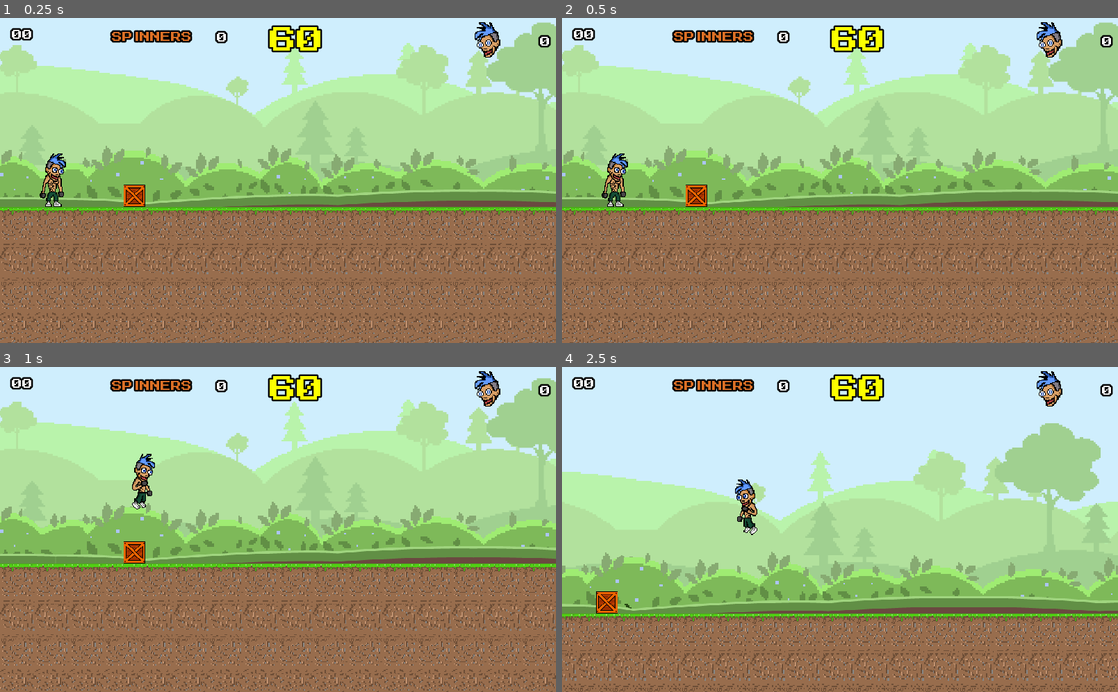
Above: before the commit, frames 1-4 (two rows, left to right).
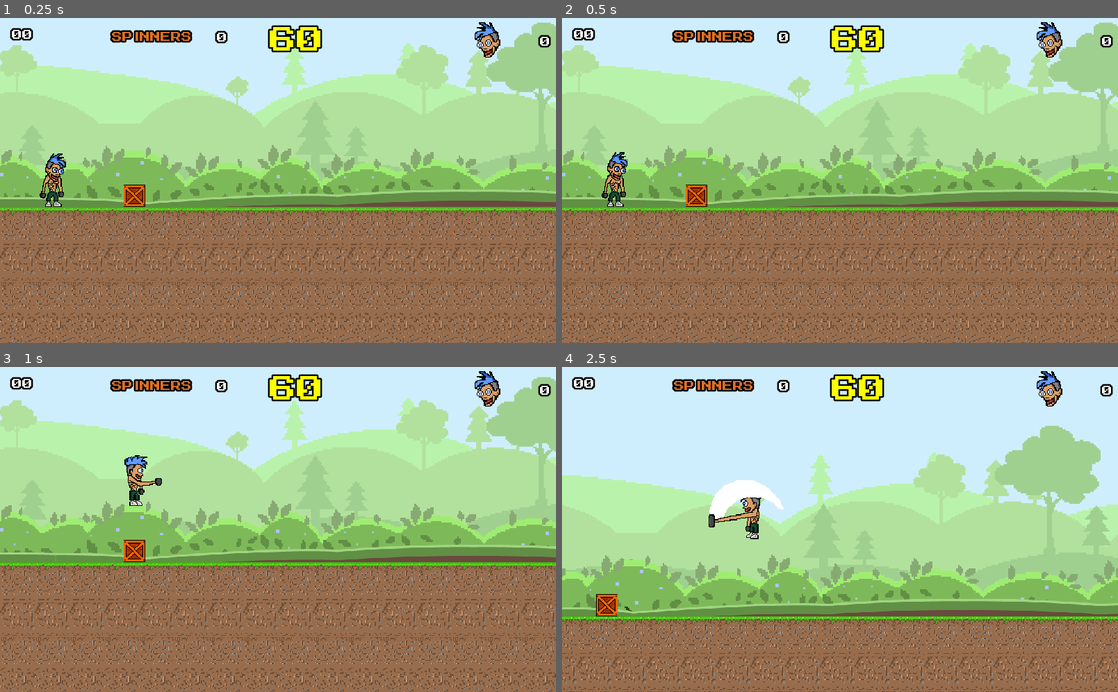
Above: after the commit, the same moments.

Repository: arthur-timoteo/defiant-eyes_game
Game: Godot game, scene res://fases/cena_fase01.tscn
The game is run twice, just before and just after one commit, with the same random seed, the same clock (stepped at 60 frames per second) and the same inputs. This scene is started directly instead of the project's main scene. Sound files missing from this copy of the repository are replaced by a short silence.
Inputs:
- Up to frame 1 (0.25 s): no input
- Up to frame 2 (0.5 s): no input
- Up to frame 3 (1 s): hold Right (ui_right) from 0.53 s (still down); tap D (ui_atq_marreta, bound only after the commit) at 0.6 s; tap Up (ui_up) at 0.77 s; tap S (ui_atq_spinner, bound only after the commit) at 0.8 s
- Up to frame 4 (2.5 s): tap Up (ui_up) at 1.07, 1.52, 1.55, 1.82, 2.1 s; tap S (ui_atq_spinner, bound only after the commit) at 1.35 s; release Right (ui_right) at 2.03 s; hold Left (ui_left) from 2.03 s (still down); tap D (ui_atq_marreta, bound only after the commit) at 2.3 s

Frame 1 is identical in both runs. In frame 2, 0.1% of the frame differs, in the area x 7-12%, y 41-52%; in frame 3, 17%; in frame 4, 19%, in the area x 0-100%, y 17-100%.

Commit message:
Character code adjustments

Diff:
--- a/componentes/personagem.tscn
+++ b/componentes/personagem.tscn
@@ -100,7 +100,6 @@
 [sub_resource type="Animation" id=6]
 resource_name = "pulando"
 length = 0.4
-loop = true
 tracks/0/type = "value"
 tracks/0/path = NodePath("Sprite:region_rect")
 tracks/0/interp = 1
@@ -118,16 +117,17 @@
 
 [node name="KinematicBody2D" type="KinematicBody2D" parent="."]
 scale = Vector2( 3, 3 )
-collision_mask = 14
+collision_mask = 30
 script = ExtResource( 2 )
 __meta__ = {
 "_edit_group_": true
 }
 
 [node name="Sprite" type="Sprite" parent="KinematicBody2D"]
+position = Vector2( 0.110394, 2.46641 )
 texture = ExtResource( 1 )
 region_enabled = true
-region_rect = Rect2( 22, 9, 32, 66 )
+region_rect = Rect2( 135, 509, 38, 66 )
 
 [node name="CollisionShape2D" type="CollisionShape2D" parent="KinematicBody2D"]
 position = Vector2( 1.00635, 4.40294 )
--- a/componentes/script_personagem.gd
+++ b/componentes/script_personagem.gd
@@ -3,40 +3,56 @@
 const ceu = Vector2(0, -1)
 const gravidade = 1200
 const velocidade = 400
-#const pulo_altura = -550
-const pulo_altura = -620
+const pulo_altura = -650
 var movimentacao = Vector2()
+var no_chao
+var atacando1
+var atacando2
 
-# Called when the node enters the scene tree for the first time.
 func _ready():
 	$Camera2D.limit_bottom = 1280
 	$Camera2D.limit_right = 16512
-	pass # Replace with function body.
 
 func _physics_process(delta):
 	movimentacao.y += gravidade * delta
 
-	if Input.is_action_pressed("ui_right"):
-		movimentacao.x = velocidade
-		$AnimationPlayer.play("andando")
-		$Sprite.flip_h = false
-	elif Input.is_action_pressed("ui_left"):
-		movimentacao.x = -velocidade
-		$AnimationPlayer.play("andando")
-		$Sprite.flip_h = true
-	else:
-		movimentacao.x = 0
-		$AnimationPlayer.play("parado")
+	var animacao = "parado"
 
-	if is_on_floor():
-		if Input.is_action_just_pressed("ui_up"):
-			movimentacao.y = pulo_altura
-			$AudioStreamPlayer.play()
-	else:
-		$AnimationPlayer.play("pulando")
+	movimentacao.x = 0
+	var direcao_movimento = int(Input.is_action_pressed("ui_right")) - int(Input.is_action_pressed("ui_left"))
+	movimentacao.x = velocidade * direcao_movimento
+
+	if direcao_movimento != 0:
+		$Sprite.flip_h = false if direcao_movimento > 0 else true
 
 	movimentacao = move_and_slide(movimentacao, ceu)
 
-# Called every frame. 'delta' is the elapsed time since the previous frame.
+	no_chao = is_on_floor()
+
+	if is_on_floor() && Input.is_action_just_pressed("ui_up"):
+		movimentacao.y = pulo_altura
+
+	if Input.is_action_just_pressed("ui_atq_marreta") && !atacando1 &&!atacando2:
+		atacando1 = true
+		yield(get_tree().create_timer(0.2), "timeout")
+		atacando1 = false
+
+	if Input.is_action_just_pressed("ui_atq_spinner") && !atacando2 &&!atacando1:
+		atacando2 = true
+		yield(get_tree().create_timer(0.2), "timeout")
+		atacando2 = false
+
+	if atacando1:
+		animacao = "ataque_marreta"
+	elif atacando2:
+		animacao = "ataque_spinner"
+	elif !no_chao:
+		animacao = "pulando"
+	elif movimentacao.x != 0:
+		animacao = "andando"
+
+	if $AnimationPlayer.assigned_animation != animacao:
+		$AnimationPlayer.play(animacao)
+
 #func _process(delta):
 #	pass
--- a/itens/Caixa01.tscn
+++ b/itens/Caixa01.tscn
@@ -3,20 +3,19 @@
 [ext_resource path="res://ativos/imagens/caixa01.png" type="Texture" id=1]
 [ext_resource path="res://itens/script_caixa01.gd" type="Script" id=2]
 
-[sub_resource type="RectangleShape2D" id=3]
+[sub_resource type="RectangleShape2D" id=1]
 extents = Vector2( 34.0001, 33.0715 )
 
-[sub_resource type="RectangleShape2D" id=4]
+[sub_resource type="RectangleShape2D" id=2]
 extents = Vector2( 2.63907, 6.21786 )
 
-[sub_resource type="RectangleShape2D" id=5]
+[sub_resource type="RectangleShape2D" id=3]
 extents = Vector2( 2.63907, 6.21786 )
 
-[sub_resource type="RectangleShape2D" id=6]
+[sub_resource type="RectangleShape2D" id=4]
 extents = Vector2( 33.6758, 0.965233 )
 
-[sub_resource type="Animation" id=2]
-resource_name = "pisada"
+[sub_resource type="Animation" id=5]
 length = 0.3
 step = 0.025
 tracks/0/type = "value"
@@ -54,26 +53,26 @@
 
 [node name="CollisionShape2D" type="CollisionShape2D" parent="."]
 position = Vector2( 0.00025177, 0.928671 )
-shape = SubResource( 3 )
+shape = SubResource( 1 )
 
 [node name="CollisionShape2D2" type="CollisionShape2D" parent="."]
 visible = false
 position = Vector2( -31.3603, -24.3826 )
-shape = SubResource( 4 )
+shape = SubResource( 2 )
 
 [node name="CollisionShape2D3" type="CollisionShape2D" parent="."]
 visible = false
 position = Vector2( 31.3581, -24.3831 )
-shape = SubResource( 5 )
+shape = SubResource( 3 )
 
 [node name="CaixaAtaque2" type="Area2D" parent="."]
-collision_layer = 4
+collision_layer = 16
 
 [node name="CollisionShape2D4" type="CollisionShape2D" parent="CaixaAtaque2"]
 modulate = Color( 0.0196078, 1, 0.12549, 1 )
 position = Vector2( 0.0082283, -33.1086 )
-shape = SubResource( 6 )
+shape = SubResource( 4 )
 
 [node name="AnimationPlayer" type="AnimationPlayer" parent="."]
-anims/pisada = SubResource( 2 )
+anims/pisada = SubResource( 5 )
 [connection signal="body_entered" from="CaixaAtaque2" to="." method="personagem_pisou"]
--- a/project.godot
+++ b/project.godot
@@ -40,6 +40,16 @@
 "events": [ Object(InputEventKey,"resource_local_to_scene":false,"resource_name":"","device":0,"alt":false,"shift":false,"control":false,"meta":false,"command":false,"pressed":false,"scancode":16777217,"unicode":0,"echo":false,"script":null)
  ]
 }
+ui_atq_marreta={
+"deadzone": 0.5,
+"events": [ Object(InputEventKey,"resource_local_to_scene":false,"resource_name":"","device":0,"alt":false,"shift":false,"control":false,"meta":false,"command":false,"pressed":false,"scancode":68,"unicode":0,"echo":false,"script":null)
+ ]
+}
+ui_atq_spinner={
+"deadzone": 0.5,
+"events": [ Object(InputEventKey,"resource_local_to_scene":false,"resource_name":"","device":0,"alt":false,"shift":false,"control":false,"meta":false,"command":false,"pressed":false,"scancode":83,"unicode":0,"echo":false,"script":null)
+ ]
+}
 
 [layer_names]
 
@@ -47,6 +57,7 @@
 2d_physics/layer_2="Inimigos"
 2d_physics/layer_3="Itens"
 2d_physics/layer_4="Mundo"
+2d_physics/layer_5="CaixaAtaque"
 
 [rendering]
 
